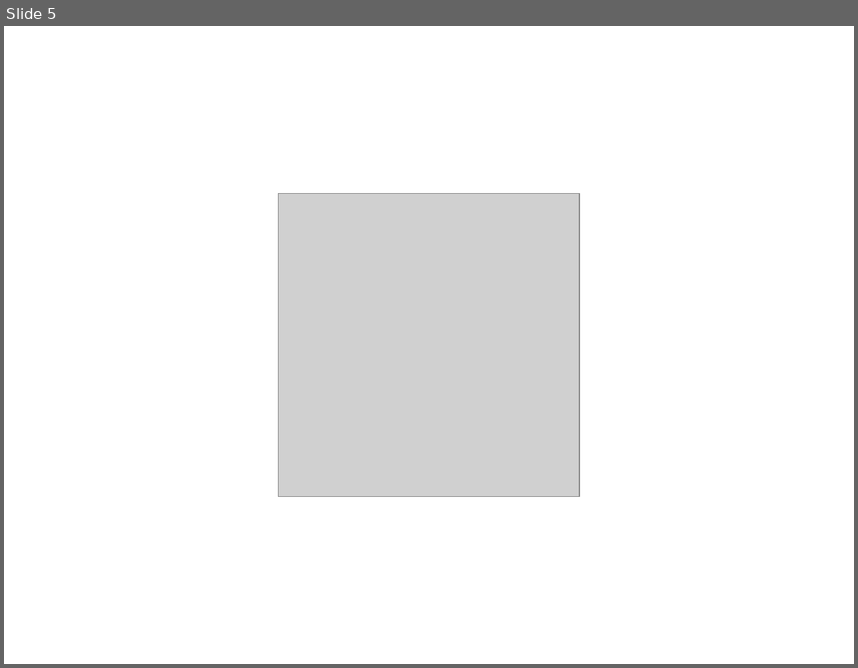
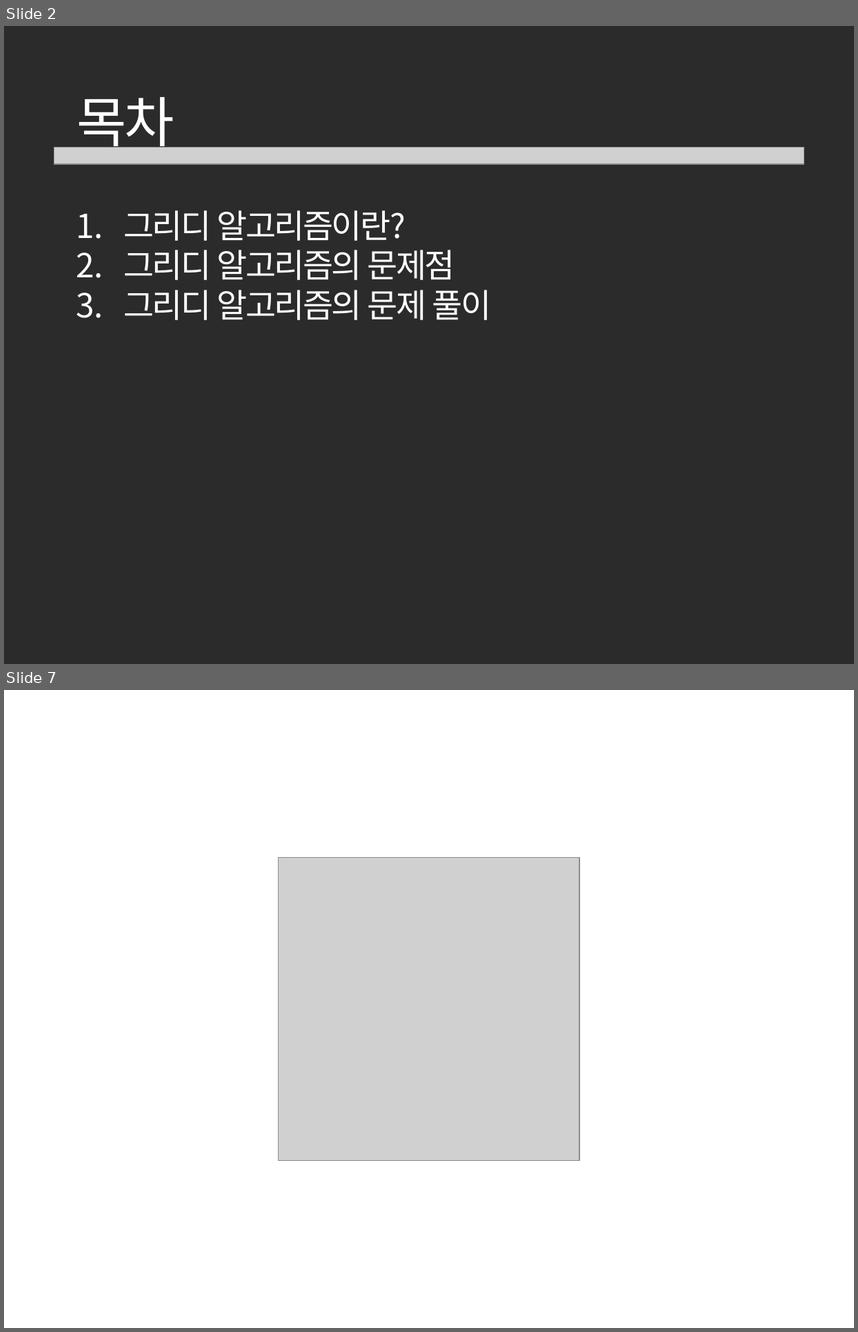
Before and after one commit to wonny-Jo/algorithm, a slide deck: 알고리즘 정리/그리디 알고리즘/그리디 알고리즘.pptx. Shown one above the other, each under a label of ours: slide 5 before the commit, slides 2 and 7 after it; the slides between them are not shown. The pictures are 858x668 and 858x1332 pixels, drawn with LibreOffice and Linux fonts; fonts in the diff are those of the drawing; grey boxes stand for pictures; background and template pictures are left out; a plain dark background stands for a picture behind light text. Boxes give left, top, right and bottom in pixels: in the first picture for what was removed or moved away, otherwise in the second. Text is boxed around its words. In the diff, an @@ line names an element or a change of style, - is before the commit and + after.

```diff
--- a/알고리즘 정리/그리디 알고리즘/그리디 알고리즘.pptx
+++ b/알고리즘 정리/그리디 알고리즘/그리디 알고리즘.pptx
@@ slide 2 added at (4, 26, 854, 664), background picture (left out) @@
@@ text added at (76, 97, 174, 156), 46 pt, text #FFFFFF @@
+목차
@@ picture added at (54, 147, 804, 165) @@
@@ text added at (123, 210, 492, 320), 28 pt, text #FFFFFF @@
+1. 그리디 알고리즘이란?
+2. 그리디 알고리즘의 문제점
+3. 그리디 알고리즘의 문제 풀이
@@ what was slide 5 is now slide 7 @@
```
Also in this commit, not shown: 4 slides changed, 4 other slides added, 3 slides removed.
